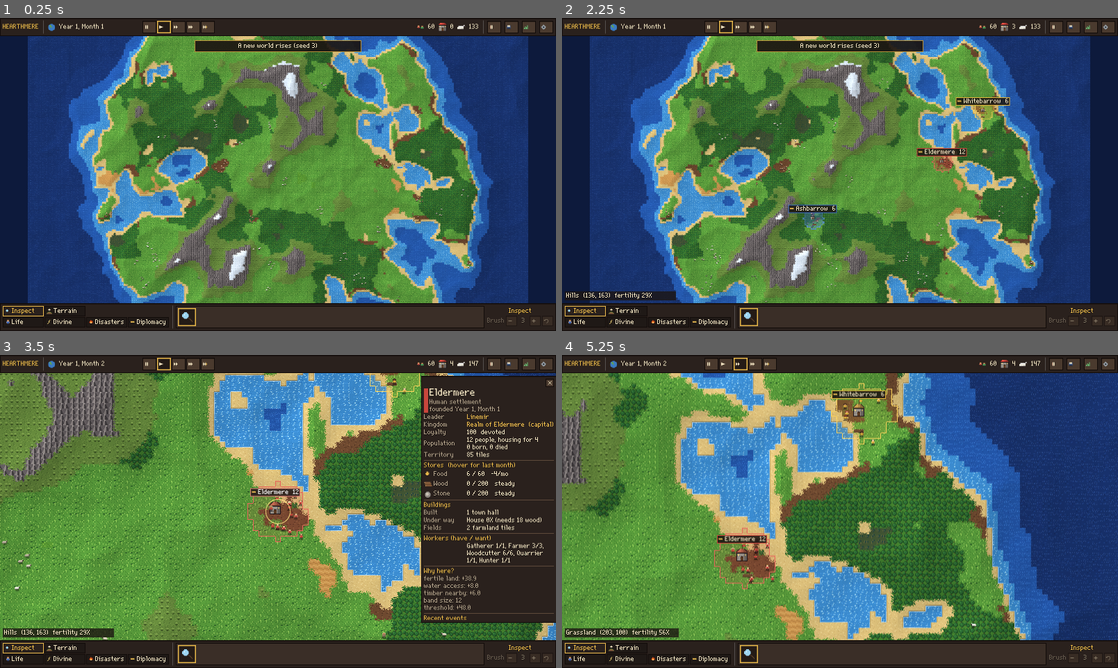
Above: before the commit, frames 1-4 (two rows, left to right).
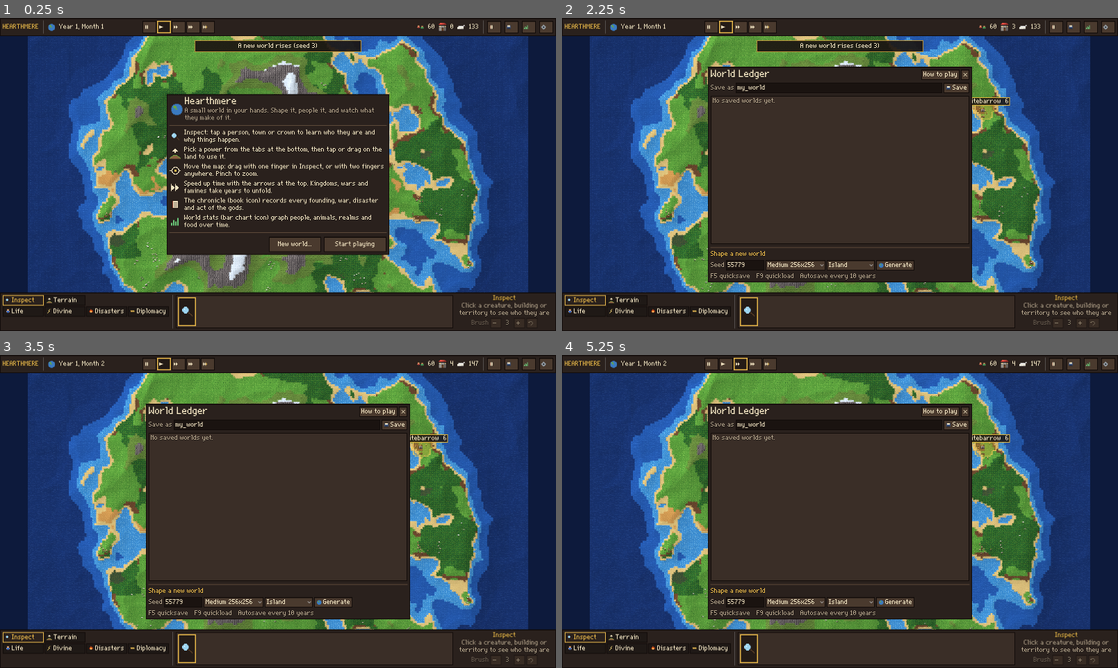
Above: after the commit, the same moments.

Repository: nearlyindifferent/Worldbox
Game: Godot game, scene res://scenes/main.tscn
Same seed, same stepped clock (60 frames per second), same inputs: the game is played once before the commit and once after it.
Inputs (mouse positions are in pixels of both pictures, inside the frame that each line leads up to):
- Up to frame 1 (0.25 s): no input
- Up to frame 2 (2.25 s): click (856, 243) at 0.5 s, where only the run after the commit has a clickable "New world..."; click (940, 74) at 1.25 s, where only the run after the commit has a clickable "How to play"; click (856, 243) at 2 s, where only the run after the commit has a clickable "New world..."
- Up to frame 3 (3.5 s): click "Eldermere 12" at 2.75 s
- Up to frame 4 (5.25 s): tap A at 3.5, 4.25, 5 s; move the mouse to (962, 495) at 3.52 s; hold D 3.53-4.25 s; tap Z at 3.6 s; click (962, 495) at 3.67 s; tap Space at 3.77 s; drag from (728, 527) to (812, 574) at 4.27 s; move the mouse to (895, 442) at 5.02 s; hold D from 5.03 s (still down); tap 2 at 5.1 s; click (895, 442) at 5.17 s

The runs differ from the first frame. In frame 1, 25% of the frame differs, in the area x 0-100%, y 24-99%; in frame 2, 37%; in frame 3, 82%, in the area x 0-100%, y 5-99%; in frame 4, 75%.

Commit message:
Welcome card with touch controls; power descriptions always visible
The first launch shows a short how-to-play card (remembered in
user://settings.cfg, reopened from the menu's How to play button). The
power bar now prints the selected power's description next to its name,
since touch screens cannot show hover tooltips.

Co-Authored-By: Claude Opus 5.5 <noreply@anthropic.com>
Claude-Session: https://claude.ai/code/session_01XE5R78pzm2itwZE2NTeysj

Diff:
--- a/src/game/game.gd
+++ b/src/game/game.gd
@@ -17,7 +17,7 @@
 const MAX_BRUSH := 12
 
 ## Set before adding the scene to the tree to control startup (used by tools/tests).
-static var boot := {"seed": -1, "size": "medium", "shape": "island", "load": ""}
+static var boot := {"seed": -1, "size": "medium", "shape": "island", "load": "", "welcome": true}
 
 var sim: Simulation
 var saves := SaveManager.new()
@@ -82,6 +82,14 @@
 			new_world(_boot_seed(), boot["size"], boot["shape"])
 	else:
 		new_world(_boot_seed(), boot["size"], boot["shape"])
+	if bool(boot.get("welcome", false)) and not WelcomePanel.seen():
+		show_welcome()
+
+
+func show_welcome() -> void:
+	var wp := WelcomePanel.new()
+	wp.game = self
+	ui.add_child(wp)
 
 
 func _boot_seed() -> int:
--- a/src/ui/menu_panel.gd
+++ b/src/ui/menu_panel.gd
@@ -24,6 +24,13 @@
 	var title := UiTheme.label("World Ledger", "TitleLabel")
 	title.size_flags_horizontal = Control.SIZE_EXPAND_FILL
 	head.add_child(title)
+	var help := Button.new()
+	help.text = "How to play"
+	help.focus_mode = Control.FOCUS_NONE
+	help.pressed.connect(func() -> void:
+		visible = false
+		game.show_welcome())
+	head.add_child(help)
 	var close := Button.new()
 	close.theme_type_variation = "ToolButton"
 	close.icon = UiTheme.icon("close")
--- a/src/ui/power_bar.gd
+++ b/src/ui/power_bar.gd
@@ -12,6 +12,7 @@
 var _category: String = "inspect"
 var _brush_label := Label.new()
 var _current := Label.new()
+var _desc := Label.new()
 var _brush_box := HBoxContainer.new()
 
 
@@ -59,6 +60,14 @@
 	_current.horizontal_alignment = HORIZONTAL_ALIGNMENT_CENTER
 	_current.custom_minimum_size = Vector2(190, 0)
 	right.add_child(_current)
+	# The selected power's description, always visible (touch screens have no hover).
+	_desc.theme_type_variation = "MutedLabel"
+	_desc.autowrap_mode = TextServer.AUTOWRAP_WORD_SMART
+	_desc.custom_minimum_size = Vector2(280, 0)
+	_desc.max_lines_visible = 2
+	_desc.add_theme_font_size_override("font_size", 14)
+	_desc.horizontal_alignment = HORIZONTAL_ALIGNMENT_CENTER
+	right.add_child(_desc)
 	_brush_box.alignment = BoxContainer.ALIGNMENT_CENTER
 	_brush_box.add_child(UiTheme.label("Brush", "MutedLabel"))
 	_brush_box.add_child(_tool_button("minus", "Smaller brush  [ [ ]", func() -> void: game.set_brush_radius(game.brush_radius - 1)))
@@ -127,4 +136,5 @@
 		(_power_buttons[pid] as Button).set_pressed_no_signal(pid == game.power)
 	_brush_label.text = str(game.brush_radius)
 	_current.text = Powers.DEFS[game.power]["name"]
+	_desc.text = Powers.DEFS[game.power]["desc"]
 	_brush_box.modulate.a = 1.0 if Powers.DEFS[game.power]["brush"] else 0.45
--- /dev/null
+++ b/src/ui/welcome_panel.gd
@@ -0,0 +1,89 @@
+class_name WelcomePanel
+extends PanelContainer
+## First-run welcome card: what the game is and how to control it on touch and
+## mouse. Shown once (remembered in user://settings.cfg) and from the menu.
+
+const SETTINGS := "user://settings.cfg"
+
+var game: Game
+
+
+static func seen() -> bool:
+	var cfg := ConfigFile.new()
+	if cfg.load(SETTINGS) != OK:
+		return false
+	return bool(cfg.get_value("ui", "welcome_seen", false))
+
+
+static func mark_seen() -> void:
+	var cfg := ConfigFile.new()
+	cfg.load(SETTINGS)
+	cfg.set_value("ui", "welcome_seen", true)
+	cfg.save(SETTINGS)
+
+
+func _ready() -> void:
+	custom_minimum_size = Vector2(640, 0)
+	var col := VBoxContainer.new()
+	col.add_theme_constant_override("separation", 10)
+	add_child(col)
+	var head := HBoxContainer.new()
+	head.add_child(UiTheme.icon_rect("world", 40))
+	var titles := VBoxContainer.new()
+	titles.add_child(UiTheme.label("Hearthmere", "TitleLabel"))
+	titles.add_child(UiTheme.label("A small world in your hands. Shape it, people it, and watch what they make of it.", "MutedLabel"))
+	titles.size_flags_horizontal = Control.SIZE_EXPAND_FILL
+	(titles.get_child(1) as Label).autowrap_mode = TextServer.AUTOWRAP_WORD_SMART
+	(titles.get_child(1) as Label).custom_minimum_size = Vector2(560, 0)
+	head.add_child(titles)
+	col.add_child(head)
+	col.add_child(HSeparator.new())
+	for line: Array in [
+			["inspect", "Inspect: tap a person, town or crown to learn who they are and why things happen."],
+			["raise", "Pick a power from the tabs at the bottom, then tap or drag on the land to use it."],
+			["follow", "Move the map: drag with one finger in Inspect, or with two fingers anywhere. Pinch to zoom."],
+			["fast", "Speed up time with the arrows at the top. Kingdoms, wars and famines take years to unfold."],
+			["history", "The chronicle (book icon) records every founding, war, disaster and act of the gods."],
+			["perf", "World stats (bar chart icon) graph people, animals, realms and food over time."]]:
+		var row := HBoxContainer.new()
+		row.add_theme_constant_override("separation", 10)
+		row.add_child(UiTheme.icon_rect(line[0], 32))
+		var l := UiTheme.label(line[1])
+		l.autowrap_mode = TextServer.AUTOWRAP_WORD_SMART
+		l.custom_minimum_size = Vector2(560, 0)
+		l.size_flags_horizontal = Control.SIZE_EXPAND_FILL
+		row.add_child(l)
+		col.add_child(row)
+	col.add_child(HSeparator.new())
+	var btns := HBoxContainer.new()
+	btns.alignment = BoxContainer.ALIGNMENT_END
+	btns.add_theme_constant_override("separation", 8)
+	var new_w := Button.new()
+	new_w.text = "New world..."
+	new_w.focus_mode = Control.FOCUS_NONE
+	new_w.custom_minimum_size = Vector2(150, 44)
+	new_w.pressed.connect(func() -> void:
+		_close()
+		game.ui.toggle_menu())
+	btns.add_child(new_w)
+	var start := Button.new()
+	start.text = "Start playing"
+	start.focus_mode = Control.FOCUS_NONE
+	start.custom_minimum_size = Vector2(180, 44)
+	start.pressed.connect(_close)
+	btns.add_child(start)
+	col.add_child(btns)
+	resized.connect(_center)
+	get_viewport().size_changed.connect(_center)
+	_center()
+
+
+func _center() -> void:
+	var vp := get_viewport_rect().size
+	size = get_combined_minimum_size()
+	position = ((vp - size) * 0.5).max(Vector2.ZERO)
+
+
+func _close() -> void:
+	mark_seen()
+	queue_free()
--- a/tools/capture.gd
+++ b/tools/capture.gd
@@ -27,7 +27,7 @@
 			args[a.substr(2, a.find("=") - 2)] = a.substr(a.find("=") + 1)
 	_out = args.get("out", _out)
 	DirAccess.make_dir_recursive_absolute(ProjectSettings.globalize_path(_out) if _out.begins_with("res://") else _out)
-	Game.boot = {"seed": int(args.get("seed", "7")), "size": args.get("size", "medium"), "shape": args.get("shape", "island"), "load": args.get("load", "")}
+	Game.boot = {"seed": int(args.get("seed", "7")), "size": args.get("size", "medium"), "shape": args.get("shape", "island"), "load": args.get("load", ""), "welcome": args.get("welcome", "0") == "1"}
 	var steps: Array = []
 	if args.has("steps"):
 		var v: Variant = JSON.parse_string(FileAccess.get_file_as_string(args["steps"]))
--- /dev/null
+++ b/tools/scenarios/welcome.json
@@ -0,0 +1,7 @@
+[
+  {"do": "frames", "n": 10},
+  {"do": "shot", "name": "welcome"},
+  {"do": "power", "id": "meteor"},
+  {"do": "frames", "n": 5},
+  {"do": "shot", "name": "powerbar_desc"}
+]
Not shown, added: src/ui/welcome_panel.gd.uid
